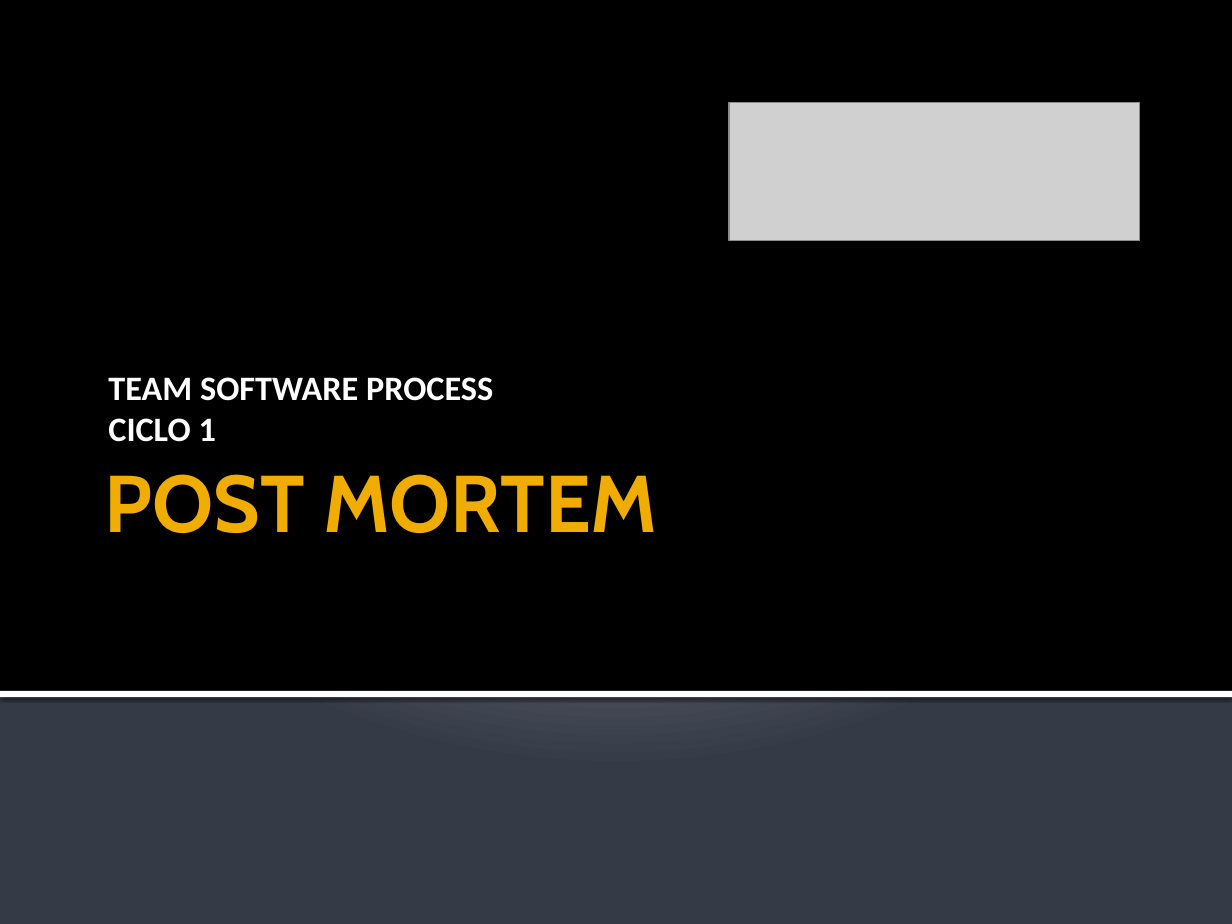
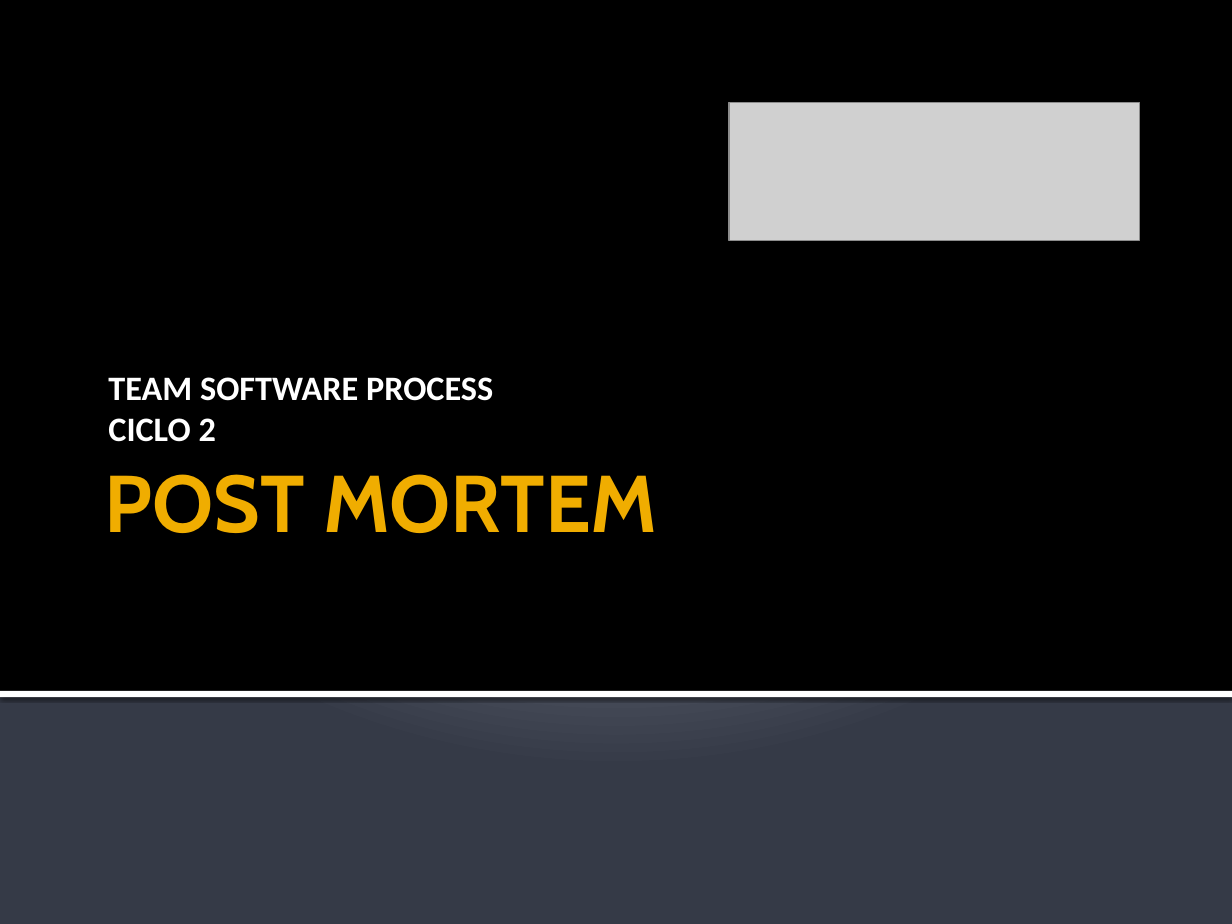
Before and after one commit to leseroth/ingenium-managment, a slide deck: slide 1 of CSOF5101 Ingeniera de Software/TSP/0323PostMortemTSPCiclo2.pptx. Drawn at 1232x924 pixels with LibreOffice and Linux fonts; fonts in the diff are those of the drawing; grey boxes stand for pictures. Boxes give left, top, right and bottom in pixels: in the first picture for what was removed or moved away, otherwise in the second. Text is boxed around its words. In the diff, an @@ line names an element or a change of style, - is before the commit and + after.

```diff
--- a/CSOF5101 Ingeniera de Software/TSP/0323PostMortemTSPCiclo2.pptx
+++ b/CSOF5101 Ingeniera de Software/TSP/0323PostMortemTSPCiclo2.pptx
@@ subtitle at (x1=108, y1=377, x2=493, y2=442): text changed @@
-TEAM SOFTWARE PROCESS
-CICLO 1
+TEAM SOFTWARE PROCESS
+CICLO 2
```
Also in this commit, not shown: 4 other slides changed.
